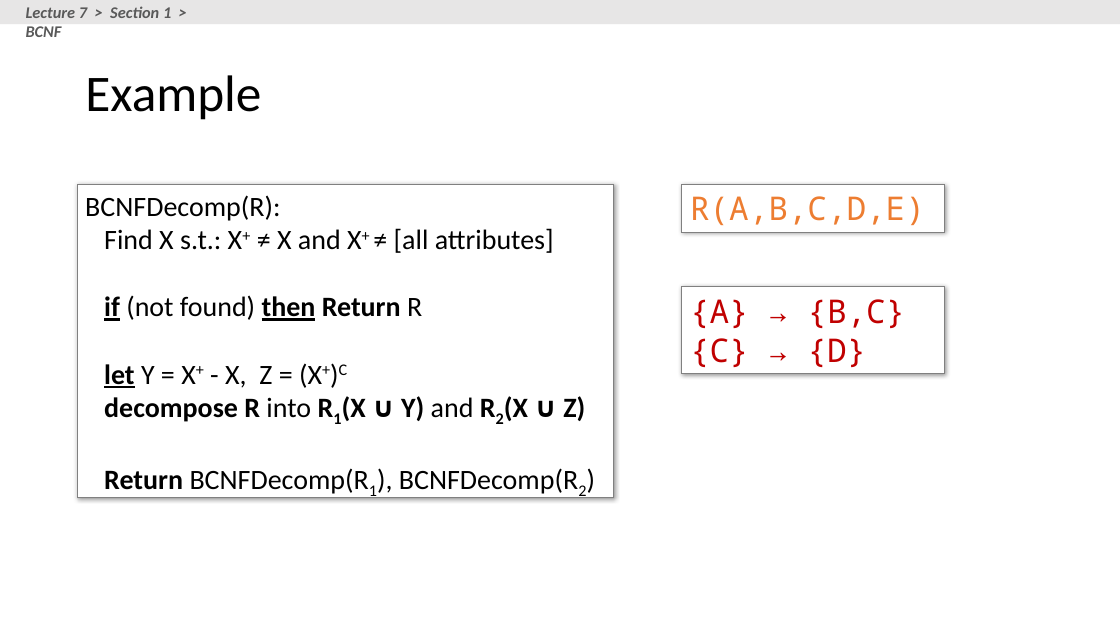
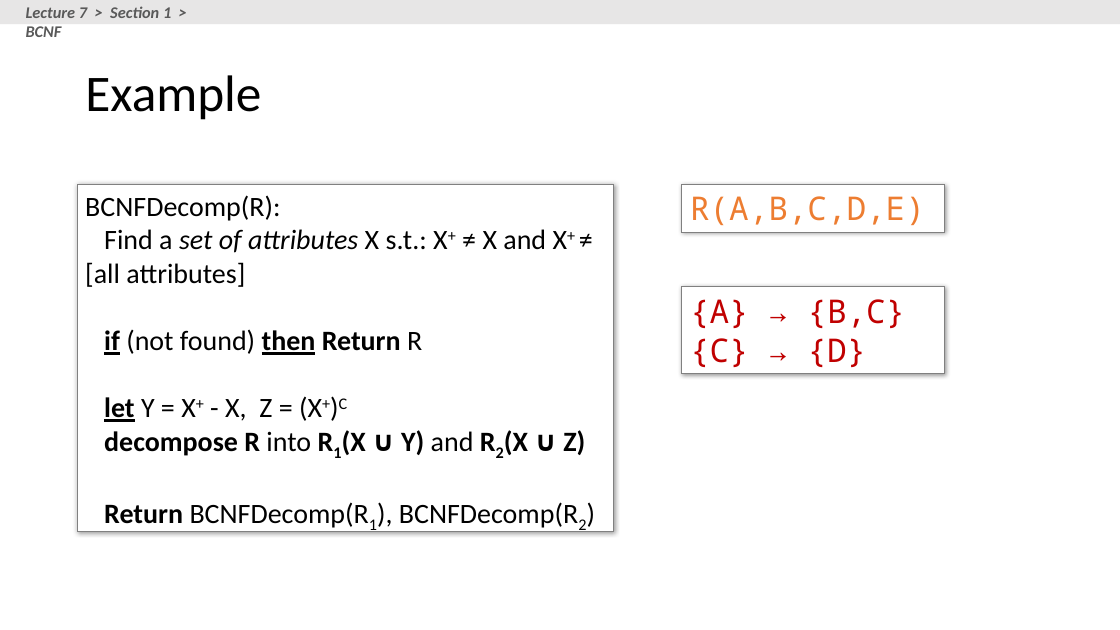
Before and after one commit to XIEQ/cs145-notebooks, a slide deck: slide 107 of lecture-5-7/Lecture_5_7_DB_Design.pptx. Drawn at 1120x630 pixels with LibreOffice and Linux fonts; fonts in the diff are those of the drawing. Boxes give left, top, right and bottom in pixels: in the first picture for what was removed or moved away, otherwise in the second. Text is boxed around its words. In the diff, an @@ line names an element or a change of style, - is before the commit and + after.

```diff
--- a/lecture-5-7/Lecture_5_7_DB_Design.pptx
+++ b/lecture-5-7/Lecture_5_7_DB_Design.pptx
@@ rectangle "BCNFDecomp(R): Find a set of ..." resized from (x1=77, y1=184, x2=613, y2=498) to (x1=77, y1=184, x2=613, y2=532) @@
@@ text in rectangle at (x1=85, y1=195, x2=568, y2=287): text changed @@
-BCNFDecomp(R):
-Find X s.t.: X+ ≠ X and X+ ≠ [all attributes]
+BCNFDecomp(R):
+Find a set of attributes X s.t.: X+ ≠ X and X+ ≠ [all attributes]
```
Also in this commit, not shown: 11 other slides changed, 4 other files.
